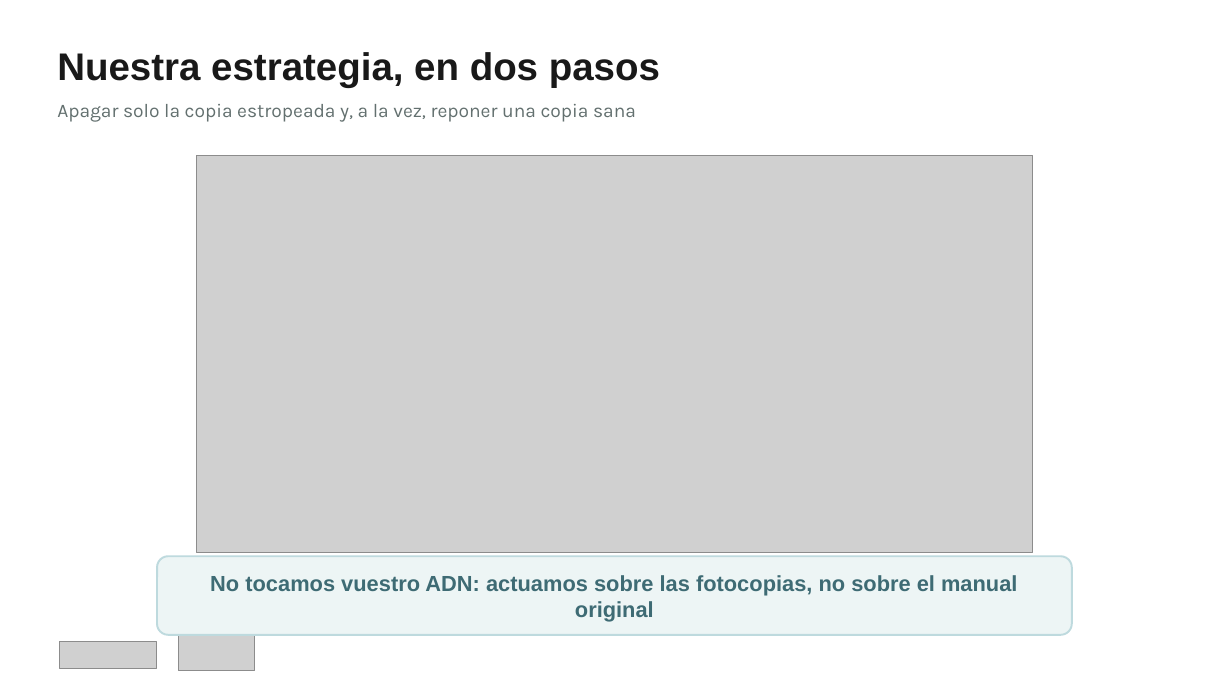
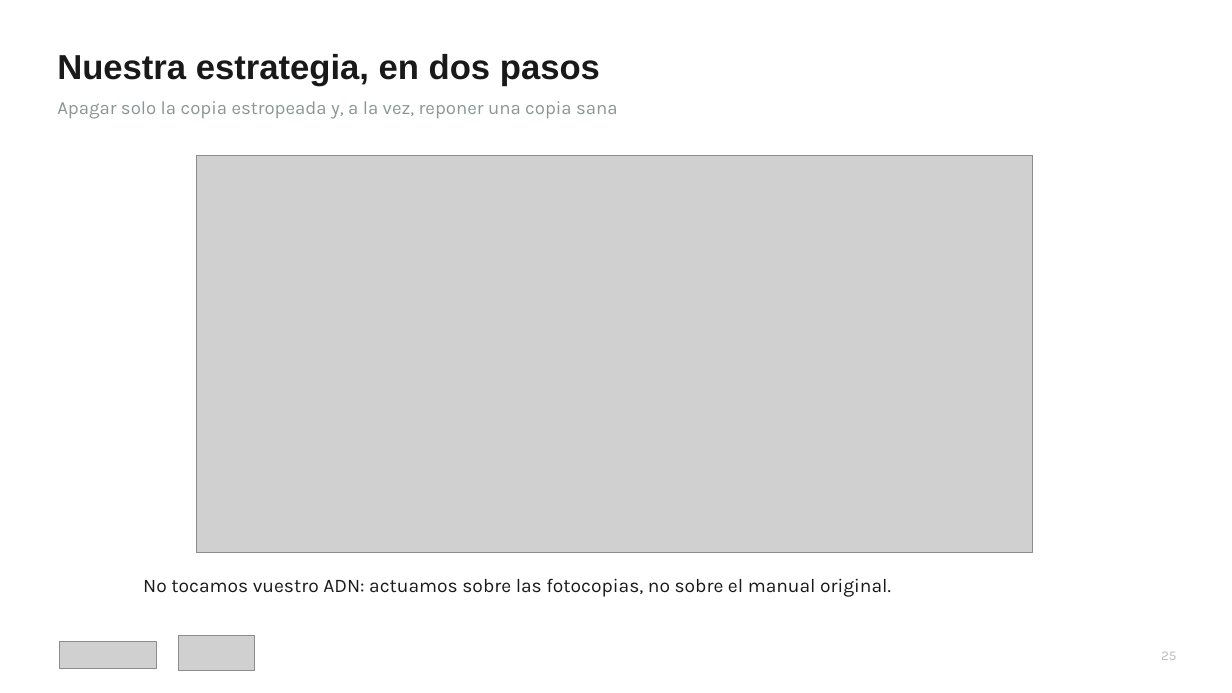
Before and after one commit to mariazubilase-wq/tesis, a slide deck: slide 26 of Ictiosis_epidermolitica_pacientes.pptx. Drawn at 1232x693 pixels with LibreOffice and Linux fonts; fonts in the diff are those of the drawing; grey boxes stand for pictures. Boxes give left, top, right and bottom in pixels: in the first picture for what was removed or moved away, otherwise in the second. Text is boxed around its words. In the diff, an @@ line names an element or a change of style, - is before the commit and + after.

```diff
--- a/Ictiosis_epidermolitica_pacientes.pptx
+++ b/Ictiosis_epidermolitica_pacientes.pptx
@@ text "Nuestra estrategia, en dos pasos" at (x1=57, y1=54, x2=600, y2=86): size 30 to 27 pt @@
@@ text "Apagar solo la copia estropeada ..." at (x1=57, y1=101, x2=617, y2=119): size 15 to 14.5 pt, text colour #63706F to #8A9695 @@
@@ rounded rectangle removed at (x1=157, y1=556, x2=1072, y2=635) @@
@@ text at (x1=143, y1=578, x2=891, y2=597): text changed; size 17 to 15 pt; font Arial to Karla; text colour #3E6B74 to #191919; bold off @@
-No tocamos vuestro ADN: actuamos sobre las fotocopias, no sobre el manual original
+No tocamos vuestro ADN: actuamos sobre las fotocopias, no sobre el manual original.
@@ text added at (x1=1161, y1=652, x2=1176, y2=660), 10.5 pt, text #B5BEBD @@
+25
```
Also in this commit, not shown: 25 other slides changed, 1 other file.
